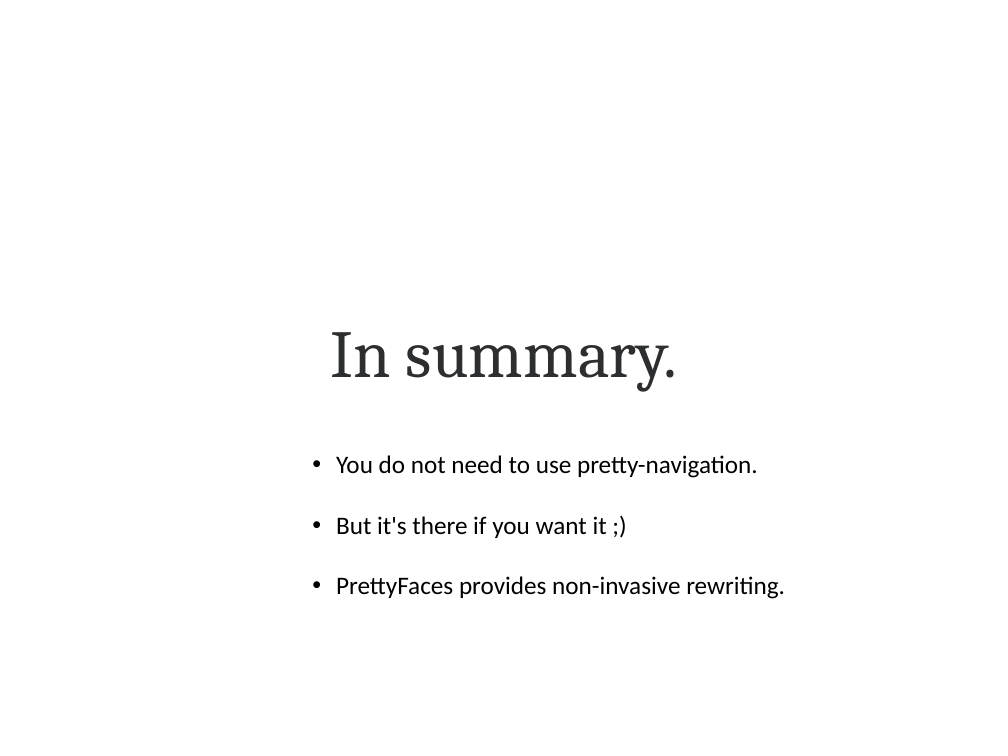
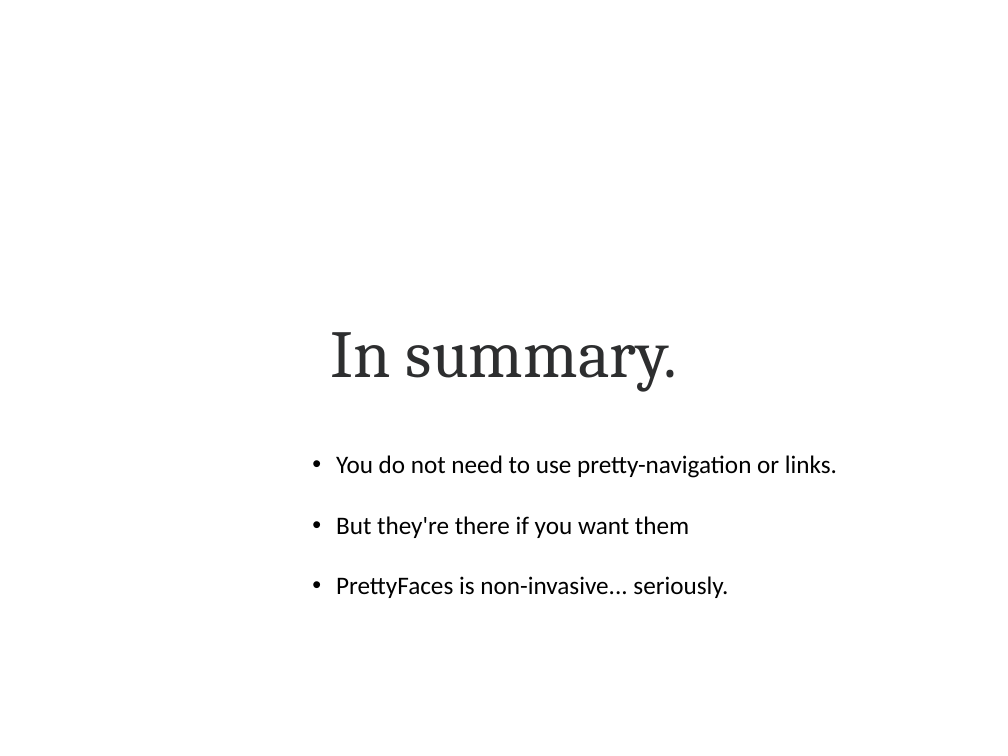
Before and after one commit to lincolnthree/talks, a slide deck: slide 68 of 2011_Beautiful_Java_EE_JAXConf.odp (slide 66 before the commit). Drawn at 1008x756 pixels with LibreOffice and Linux fonts; fonts in the diff are those of the drawing. Boxes give left, top, right and bottom in pixels: in the first picture for what was removed or moved away, otherwise in the second. Text is boxed around its words. In the diff, an @@ line names an element or a change of style, - is before the commit and + after.

```diff
--- a/2011_Beautiful_Java_EE_JAXConf.odp
+++ b/2011_Beautiful_Java_EE_JAXConf.odp
@@ text at bbox=[336, 455, 837, 598]: text changed @@
-• You do not need to use pretty-navigation.
-• But it's there if you want it ;)
-• PrettyFaces provides non-invasive rewriting.
+• You do not need to use pretty-navigation or links.
+• But they're there if you want them
+• PrettyFaces is non-invasive... seriously.
```
Also in this commit, not shown: 38 other slides changed, 4 slides added, 1 slide removed.
